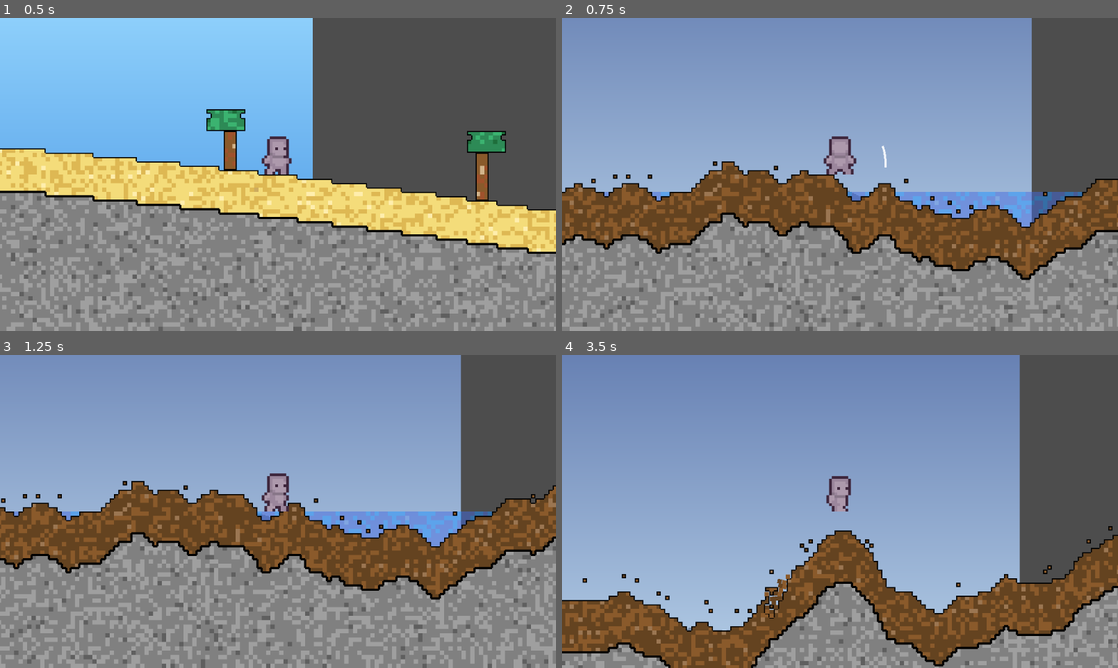
Above: before the commit, frames 1-4 (two rows, left to right).
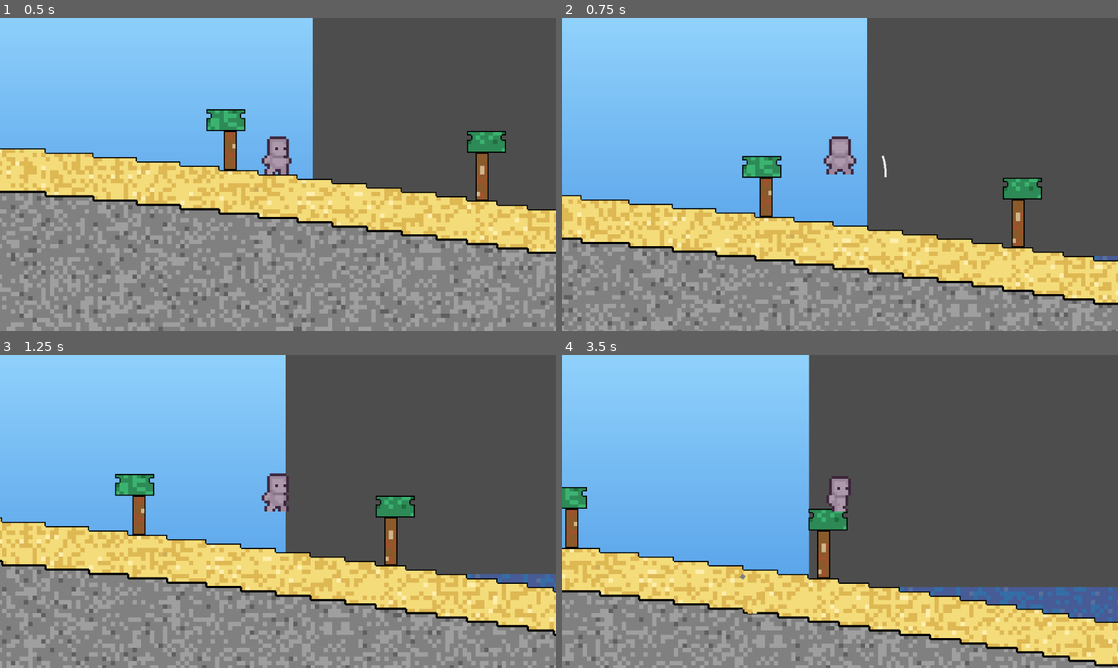
Above: after the commit, the same moments.

Repository: MessrsBrightside/pixel-mixel
Game: Godot game, scene res://scenes/main.tscn
Same seed, same stepped clock (60 frames per second), same inputs: the game is played once before the commit and once after it.
Inputs (mouse positions are in pixels of both pictures, inside the frame that each line leads up to):
- Up to frame 1 (0.5 s): no input
- Up to frame 2 (0.75 s): tap Enter (ui_accept) at 0.5 s; move the mouse to (962, 158) at 0.52 s; hold Right (ui_right) from 0.53 s (still down); tap 1 at 0.6 s; click (962, 158) at 0.67 s
- Up to frame 3 (1.25 s): keep holding Right (ui_right); tap Enter (ui_accept) at 0.77 s
- Up to frame 4 (3.5 s): move the mouse to (728, 527) at 1.27 s; tap 2 at 1.35 s; tap Enter (ui_accept) at 1.52, 3.02 s; move the mouse to (895, 442) at 2.02 s; release Right (ui_right) at 2.03 s; hold Left (ui_left) 2.03-2.78 s; tap 3 at 2.1 s; move the mouse to (812, 574) at 2.77 s; hold Right (ui_right) from 2.78 s (still down); tap 4 at 2.85 s; click (812, 574) at 2.92 s

Frame 1 is identical in both runs. In frame 2, 80% of the frame differs, in the area x 0-100%, y 0-100%; in frame 3, 78%; in frame 4, 84%.
Error after the commit: Parse Error: Cannot infer the type of "can_left" variable because the value doesn't have a set type. (res://scripts/sim/liquid_sim.gd:57)

Commit message:
Water flows into gaps at runtime — dirty-region liquid sim (#53)

Diff:
--- a/scenes/main.gd
+++ b/scenes/main.gd
@@ -12,6 +12,7 @@
 var _chunk_spawner: ChunkSpawner
 var _parallax_bg: ParallaxBG
 var _terrain_collision: TerrainCollision
+var _liquid_sim: LiquidSim = LiquidSim.new()
 
 # Presets: each is [seed, params_dict]
 var _presets: Array = [
@@ -47,7 +48,10 @@
 
 
 func _process(_delta: float) -> void:
-	pass
+	if _grid == null:
+		return
+	if _liquid_sim.tick(_grid):
+		_renderer.render()
 
 
 func _unhandled_input(event: InputEvent) -> void:
@@ -140,14 +144,12 @@
 
 
 func _on_player_attacked(attack_pos: Vector2) -> void:
-	# Only rebuild the region around the attack, not the whole world
 	var chunk_pos := Vector2i(int(attack_pos.x) / 4, int(attack_pos.y) / 4)
 	var region := Vector2i(chunk_pos.x / 32, chunk_pos.y / 32)
-	# Rebuild this region and neighbors (attack may span boundary)
 	for ry in range(region.y - 1, region.y + 2):
 		for rx in range(region.x - 1, region.x + 2):
 			_terrain_collision.rebuild_region(Vector2i(rx, ry))
-	# Re-render only the dirty area
+	_liquid_sim.mark_dirty(chunk_pos)
 	var dirty := Rect2i(chunk_pos - Vector2i(20, 20), Vector2i(40, 40))
 	_renderer.mark_dirty_region(dirty)
 
--- /dev/null
+++ b/scripts/sim/liquid_sim.gd
@@ -0,0 +1,77 @@
+class_name LiquidSim
+extends RefCounted
+
+## Runtime liquid simulation — only processes dirty regions near destroyed terrain.
+
+const CHUNK_PX := 4
+
+var _dirty_regions: Array = []  # Array of Rect2i (chunk coords)
+
+
+func mark_dirty(center: Vector2i, radius: int = 15) -> void:
+	var rect := Rect2i(center - Vector2i(radius, radius), Vector2i(radius * 2, radius * 2))
+	_dirty_regions.append(rect)
+
+
+func tick(grid: ChunkGrid) -> bool:
+	if _dirty_regions.is_empty():
+		return false
+	var moved := false
+	var size := grid.get_size()
+	for region in _dirty_regions:
+		var x0 := maxi(region.position.x, 0)
+		var y0 := maxi(region.position.y, 0)
+		var x1 := mini(region.end.x, size.x)
+		var y1 := mini(region.end.y, size.y)
+		# Bottom-to-top for falling, left-to-right
+		for y in range(y1 - 1, y0 - 1, -1):
+			for x in range(x0, x1):
+				var pos := Vector2i(x, y)
+				var chunk := grid.get_chunk(pos)
+				if chunk.terrain == 0 or chunk.state != ChunkGrid.State.LIQUID:
+					continue
+				if _try_fall(grid, pos, chunk, size):
+					moved = true
+				elif _try_spread(grid, pos, chunk, size):
+					moved = true
+	if not moved:
+		_dirty_regions.clear()
+	return moved
+
+
+func _try_fall(grid: ChunkGrid, pos: Vector2i, chunk: Dictionary, size: Vector2i) -> bool:
+	var below := Vector2i(pos.x, pos.y + 1)
+	if below.y >= size.y:
+		return false
+	var bc := grid.get_chunk(below)
+	if bc.terrain == 0:
+		grid.set_chunk(below, chunk.terrain, chunk.color, chunk.state)
+		grid.set_chunk(pos, 0, 0, 0)
+		return true
+	return false
+
+
+func _try_spread(grid: ChunkGrid, pos: Vector2i, chunk: Dictionary, size: Vector2i) -> bool:
+	var left := Vector2i(pos.x - 1, pos.y)
+	var right := Vector2i(pos.x + 1, pos.y)
+	var can_left := left.x >= 0 and grid.get_chunk(left).terrain == 0
+	var can_right := right.x < size.x and grid.get_chunk(right).terrain == 0
+	# Prefer spreading toward a drop
+	var drop_l := can_left and pos.y + 1 < size.y and grid.get_chunk(Vector2i(left.x, pos.y + 1)).terrain == 0
+	var drop_r := can_right and pos.y + 1 < size.y and grid.get_chunk(Vector2i(right.x, pos.y + 1)).terrain == 0
+	var target: Vector2i
+	if drop_l and not drop_r:
+		target = left
+	elif drop_r and not drop_l:
+		target = right
+	elif drop_l and drop_r:
+		target = left if randi() % 2 == 0 else right
+	elif can_left and not can_right:
+		target = left
+	elif can_right and not can_left:
+		target = right
+	else:
+		return false
+	grid.set_chunk(target, chunk.terrain, chunk.color, chunk.state)
+	grid.set_chunk(pos, 0, 0, 0)
+	return true
Not shown, added: scripts/sim/liquid_sim.gd.why.md
